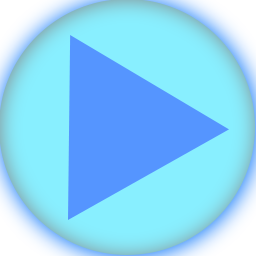
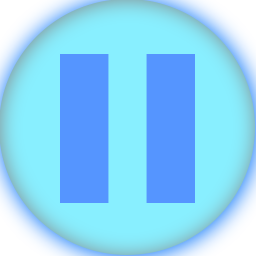
Two versions of the same layered image (w=256, h=256). Layer-by-layer changes:
added layer "Layer 2" above "pause" over left=146, top=54, right=195, bottom=203
added layer "pause" above "arrow right" over left=60, top=54, right=109, bottom=203
hid "arrow right" over left=68, top=35, right=229, bottom=220
